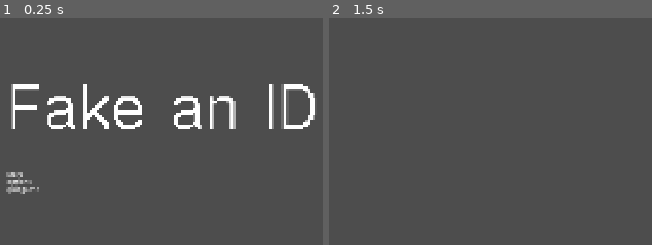
Above: before the commit, frames 1-2 (left to right).
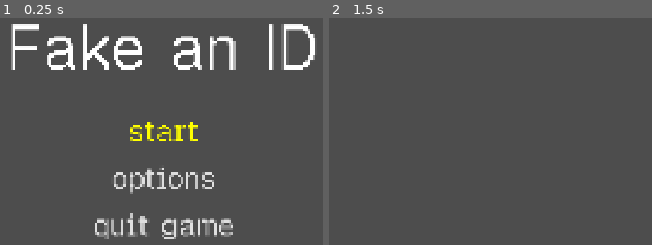
Above: after the commit, the same moments.

Repository: itstntcraft123/fake-an-id
Game: Godot game, scene res://scenes/main_menu.tscn
Two runs of this game, one before a commit and one after it. Both use one fixed random seed, a clock stepped at 60 frames per second and the inputs below.
Inputs (mouse positions are in pixels of both pictures, inside the frame that each line leads up to):
- Up to frame 1 (0.25 s): no input
- Up to frame 2 (1.5 s): click "start" (after the commit: "[color=#ffffff00]> [/color]st…") at 0.5 s; tap Enter at 1.25 s; move the mouse to (outside the picture) at 1.27 s; hold Right from 1.28 s (still down); tap Alt at 1.35 s; click (outside the picture) at 1.42 s

The runs differ from the first frame. In frame 1, 14% of the frame differs, in the area x 1-98%, y 2-98%; in frame 2, nothing differs.

Commit message:
fix menu options styling and arrow text drift

Diff:
--- a/scripts/select_menu.gd
+++ b/scripts/select_menu.gd
@@ -2,10 +2,12 @@
 
 signal selected(index: int, item: Control)
 
+const INVIS_PREFIX := "[color=#ffffff00]"
+const INVIS_SUFFIX := "[/color]"
 var prev_hovered: Control = null
-var arrow = "> "
-var arrow_right = "   "
-var arrow_shown = false
+const arrow_prefix := "> "
+const arrow_suffix := " >"
+var arrow_shown := false
 @onready var timer_interval: float = $Timer.wait_time
 
 func _input(event: InputEvent) -> void:
@@ -17,21 +19,37 @@
 func _ready() -> void:
 	var children = get_children()
 	var count = 0
-	while count < children.size():
+	var focused = false
+	while count < children.size() and focused == false:
 		if children[count] is Button:
 			children[count].grab_focus()
+			focused = true
 		count += 1
 	for i in range(children.size()):
 		var child = children[i]
 		if child is Button:
+			var orig_text = child.text.strip_edges()
 			var label = RichTextLabel.new()
 			label.text = child.text
+			child.text = arrow_prefix + orig_text + arrow_suffix
+			var min_size = child.get_combined_minimum_size()
+			child.custom_minimum_size = min_size
 			child.text = ""
+
+			label.set_meta("orig_text", orig_text)
+			label.add_theme_font_size_override("normal_font_size", child.get_theme_font_size("font_size"))
 			label.fit_content = true
-			label.set_anchors_and_offsets_preset(Control.PRESET_FULL_RECT)
+			label.add_theme_font_override("normal_font", child.get_theme_font("font"))
+			label.autowrap_mode = TextServer.AUTOWRAP_OFF
 			label.mouse_filter = Control.MOUSE_FILTER_IGNORE
+			label.grow_horizontal = Control.GROW_DIRECTION_BOTH
+			label.grow_vertical = Control.GROW_DIRECTION_BOTH
 			label.bbcode_enabled = true
+			label.scroll_active = false
 			child.add_child(label)
+			label.set_anchors_and_offsets_preset(Control.PRESET_CENTER)
+
+			set_arrow(label, false)
 			child.pressed.connect(_on_button_pressed.bind(i, child))
 
 func get_hovered_child() -> Control:
@@ -44,8 +62,10 @@
 func _process(delta: float) -> void:
 	var hovered = get_hovered_child()
 	if hovered and hovered != prev_hovered:
+		reset_arrow()
 		hovered.grab_focus()
 	prev_hovered = hovered
+	update_label()
 
 func _on_button_pressed(index: int, item: Control) -> void:
 	selected.emit(index, item)
@@ -56,18 +76,30 @@
 		if child is Button and child.visible:
 			var label = child.get_child(0)
 			if label is RichTextLabel:
-				if child == get_viewport().gui_get_focus_owner() and arrow_shown:
-					label.text = arrow + remove_prefix(label.text) + arrow_right
-				else:
-					label.text = remove_prefix(label.text)
+				set_arrow(label, child == get_viewport().gui_get_focus_owner() and arrow_shown)
 	arrow_shown = !arrow_shown
+
+func set_arrow(label: RichTextLabel, on: bool) -> void:
+	var orig_text = label.get_meta("orig_text")
+	var color := label.get_theme_color("default_color").to_html()
+	label.text = "[color=#" + color + "]" + arrow_prefix + "[/color]" + orig_text + make_invis(arrow_suffix) if on else make_invis(arrow_prefix) + orig_text + make_invis(arrow_suffix)
+
+func make_invis(text: String) -> String:
+	return INVIS_PREFIX + text + INVIS_SUFFIX
 
 func reset_arrow() -> void:
 	for child in get_children():
 		if child is Button and child.visible:
 			var label = child.get_child(0)
 			if label is RichTextLabel:
-				label.text = remove_prefix(label.text)
+				set_arrow(label, false)
 
-func remove_prefix(text: String):
-	return text.trim_prefix(arrow).trim_suffix(arrow_right)
+func update_label():
+	for child in get_children():
+		if child is Button:
+			var label = child.get_child(0)
+			if label is RichTextLabel:
+				if child == get_viewport().gui_get_focus_owner():
+					label.add_theme_color_override("default_color", child.get_theme_color("font_focus_color"))
+				else:
+					label.add_theme_color_override("default_color", child.get_theme_color("font_color"))
